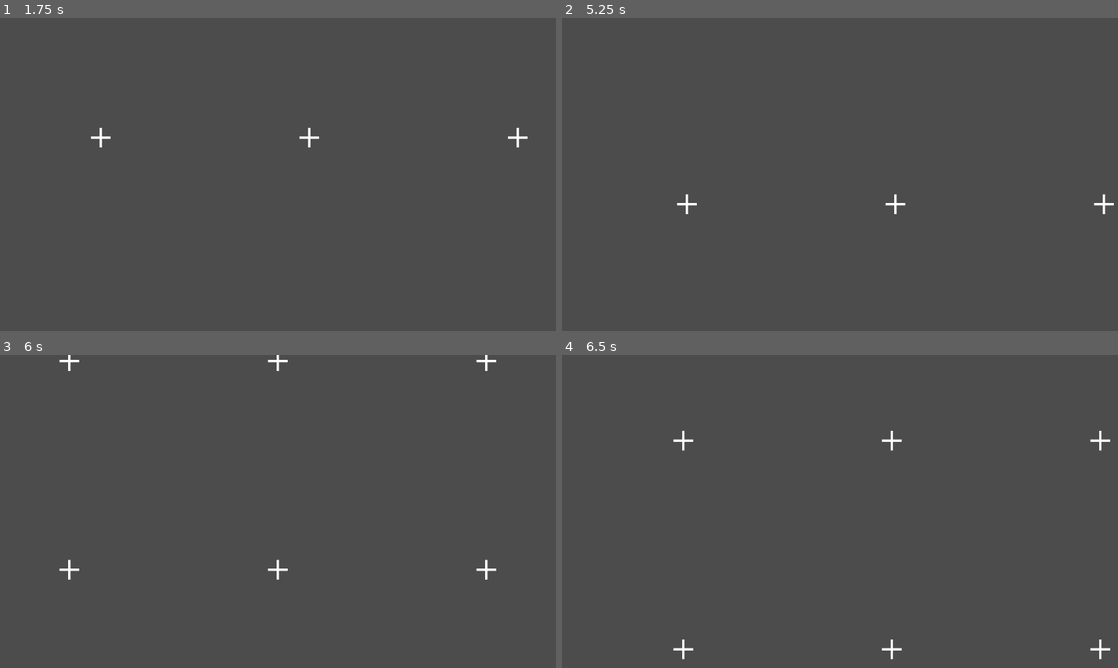
Above: before the commit, frames 1-4 (two rows, left to right).
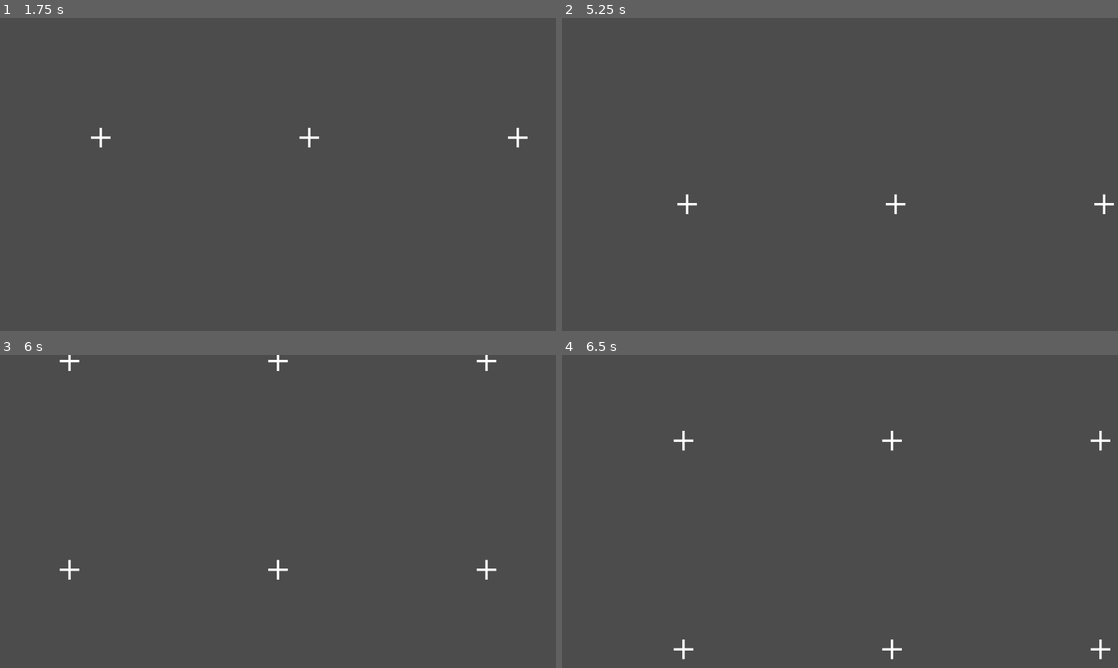
Above: after the commit, the same moments.

Repository: williambcosta/godot-touch-camera-2d
Game: Godot game, scene res://CameraTest.tscn
The game is run twice, just before and just after one commit, with the same random seed, the same clock (stepped at 60 frames per second) and the same inputs.
Inputs (mouse positions are in pixels of both pictures, inside the frame that each line leads up to):
- Up to frame 1 (1.75 s): tap Enter at 0.5 s; move the mouse to (250, 237) at 0.52 s; click (250, 237) at 0.67 s; tap Space at 1.25 s; drag from (444, 221) to (250, 237) at 1.27 s
- Up to frame 2 (5.25 s): tap Enter at 2, 4.25 s; move the mouse to (673, 127) at 2.02 s; click (673, 127) at 2.17 s; tap Space at 2.75 s; drag from (867, 174) to (673, 127) at 2.77 s; move the mouse to (756, 96) at 3.52 s; click (756, 96) at 3.67 s; drag from (962, 158) to (756, 96) at 4.27 s; move the mouse to (728, 190) at 5.02 s; click (728, 190) at 5.17 s
- Up to frame 3 (6 s): tap Space at 5.75 s; drag from (333, 442) to (166, 527) at 5.77 s
- Up to frame 4 (6.5 s): no input

Frame 1 is identical in both runs. In frame 2, less than 0.1% of the frame differs, in the area x 20-98%, y 56-63%; in frame 3, less than 0.1%, in the area x 10-88%, y 0-72%; in frame 4, less than 0.1%.

Commit message:
Update the script to ignore fling action in case of multi touch

Diff:
--- a/TouchCamera2D.gd
+++ b/TouchCamera2D.gd
@@ -81,9 +81,9 @@
 # The position that the action started
 var start_position := Vector2.ZERO
 
-# The event index relative to the fling action. In case of multi touch events
-# only one of them will be considerate
-var sp_idx: int = 0
+# Multi touch events can trigger an undesered fling action. This flag disables
+# the fling action temporarily
+var ignore_fling : bool = false
 
 # Used to mark the "auto scroll" animation after a fling action
 var is_flying: bool = false
@@ -93,7 +93,7 @@
 
 # Used to mark he duration of the flying motion or the time elapsed until the
 # end of the fling action
-var duration: float = 0.0
+var duration: float = 0.0001
 
 # Used to calculate the deceleration of the x axis
 var dx: float = 0.0
@@ -149,6 +149,10 @@
 			# Stores the event in the dictionary
 			events[event.index] = event
 
+			# If there is more than one finger at the screen, ignores the fling action
+			if events.size() > 1:
+				ignore_fling = true
+
 			# Sets the camera as moving if the fling action is activated
 			is_moving = true and fling_action
 
@@ -157,27 +161,27 @@
 				# Stores the event start position to calculate the velocity later
 				start_position = event.position
 
-				# Stores the start point index to avoid issues with multi touches
-				sp_idx = events.keys()[0]
-
 			# In case the camera was flying, stops it
 			finish_flying()
 
 		# If it's not pressed
 		else:
-			# If there is only one touch and it's the same as the start position
-			if events.size() == 1 and events.has(sp_idx):
+			if duration > 0 and is_moving and not ignore_fling:
 				# Unset the camera moving flag
 				is_moving = false
 
-				# If the fling action is activated
-				if fling_action:
+				# If the fling action is activated and it's not to ignore the fling action
+				if fling_action and not ignore_fling:
 					# Verify if the camera was flinged. If so, set as flying
 					if was_flinged(start_position, event.position, duration):
 						is_flying = true
 
 			# Erases this event from the dictionary
 			events.erase(event.index)
+
+			# The fling action will be ignored until the last finger leave the screen
+			if events.size() == 0:
+				ignore_fling = false
 
 # TODO: Remover redundância
 
@@ -223,11 +227,9 @@
 		# This is needed to avoid fling the camera after the user perform a swipe
 		# action, e.g. when the user moves the camera very fast and stops while
 		# keep the finger on the screen
-		if duration > 0.2 and is_moving:
-			duration = 0.000001
-
-			if events.size() == 1:
-				start_position = event.position
+		if duration > 0.2 and is_moving and not ignore_fling:
+			duration = 0.0001
+			start_position = event.position
 
 		# If it's a ScreenDrag
 		if event is InputEventScreenDrag:
